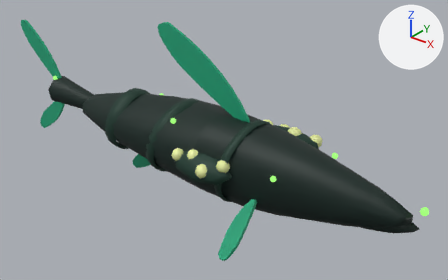
One commit to the glTF model docs/concept-art/models/corvette-pelagia.glb: the scene before it, then after it.
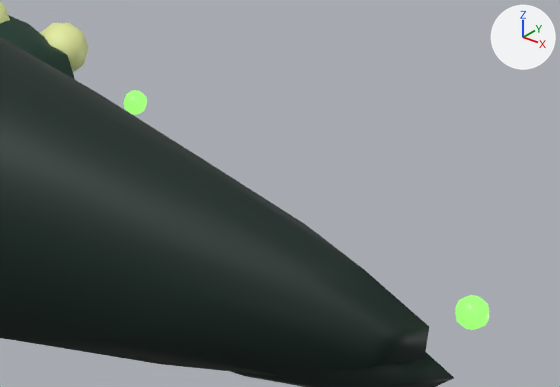
Each version appears first whole from a 50 mm lens placed at (60.4, -64.1, 41.6), pointed at (6.1, 3.8, -0.5), and next in a close-up on the part from 67% to 100% of the width and 46% to 83% of the height. Every picture has the same lights, and +X, +Y and +Z are marked at upper right. The older version's two pictures come first. Where no turn or scale is listed for an object, it has been applied to the vertices. Vertices at exactly the same position are counted once.

The older version as bpy lines, for what is in view:
```python
me_mesh_0 = bpy.data.meshes.new('Mesh_0')
me_mesh_0.from_pydata(...)  # 162 vertices, 320 faces; spans x -29.9..29.9, y -6.4..6.7, z -7.0..5.9
me_mesh_0.materials.append(mat_chitin_hull)  # black #0b241e
me_mesh_26 = bpy.data.meshes.new('Mesh_26')
me_mesh_26.from_pydata(...)  # 54 vertices, 80 faces; spans x -0.562..0.562, y -0.562..0.562, z -0.562..0.562
me_mesh_26.materials.append(mat_bio_light)  # black #0a1a08, glowing green #8fe36b
me_mesh_27 = bpy.data.meshes.new('Mesh_27')
me_mesh_27.from_pydata(...)  # 54 vertices, 80 faces; spans x -0.45..0.45, y -0.45..0.45, z -0.45..0.45
me_mesh_27.materials.append(mat_bio_light)  # black #0a1a08, glowing green #8fe36b
ob_bow_light = bpy.data.objects.new('bow_light', me_mesh_26)
ob_bow_light.location = (39.44, 0.84, 1.12)
ob_hull = bpy.data.objects.new('hull', me_mesh_0)
ob_hull.location = (8.51, 0.0, 0.0)
ob_hullline_port_1 = bpy.data.objects.new('hullline_port_1', me_mesh_27)
ob_hullline_port_1.location = (24.68, 5.06, 2.25)
# also in view: 'launcher_port_fwd_seed_4' at (20.3, 7.1, 2.3); 'jaw_lobe' at (32.4, 0.4, -2.2); 'launcher_port_fwd_sheath' at (16.2, 5.9, 1.7)
```
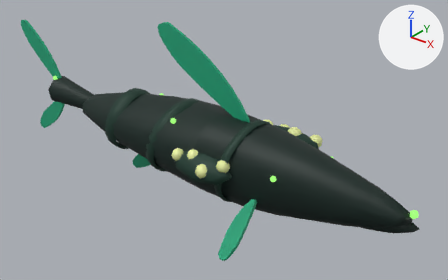
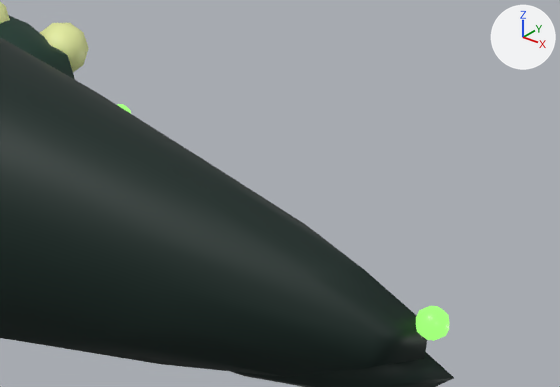
The newer file is also rescaled (x1.005), turned or shifted as a whole; pictures and numbers use the older file's frame.

Pixel boxes (x1, y1, x2, y2) of what changed, in the close-ups (560 x 387 px):
'bow_light', moved: before (455, 295, 489, 330); after (416, 306, 449, 341)
'hullline_port_1', moved (mostly hidden afterwards): before (123, 90, 147, 115); after (116, 104, 131, 114)

Diff of the bpy script that builds the scene:
```diff
--- a/docs/concept-art/models/corvette-pelagia.glb.py
+++ b/docs/concept-art/models/corvette-pelagia.glb.py
@@ me_mesh_26 @@
 # used by ob_bow_light; location = (39.44, 0.84, 1.12)
-me_mesh_26.from_pydata(...)  # 54 vertices, 80 faces; spans x -0.562..0.562, y -0.562..0.562, z -0.562..0.562
+me_mesh_26.from_pydata(...)  # 54 vertices, 80 faces; spans x -1.454..-0.329, y -1.508..-0.383, z -0.847..0.278
+# me_mesh_26 part 1: the whole mesh is moved by (-0.891, -0.946, -0.284)
 me_mesh_26.materials.append(mat_bio_light)
@@ me_mesh_27 @@
 # used by ob_hullline_port_1; location = (24.68, 5.06, 2.25)
-me_mesh_27.from_pydata(...)  # 54 vertices, 80 faces; spans x -0.45..0.45, y -0.45..0.45, z -0.45..0.45
+me_mesh_27.from_pydata(...)  # 54 vertices, 80 faces; spans x -0.641..0.258, y -1.219..-0.319, z -0.762..0.138
+# me_mesh_27 part 2: the whole mesh is moved by (-0.191, -0.769, -0.312)
 me_mesh_27.materials.append(mat_bio_light)
```
